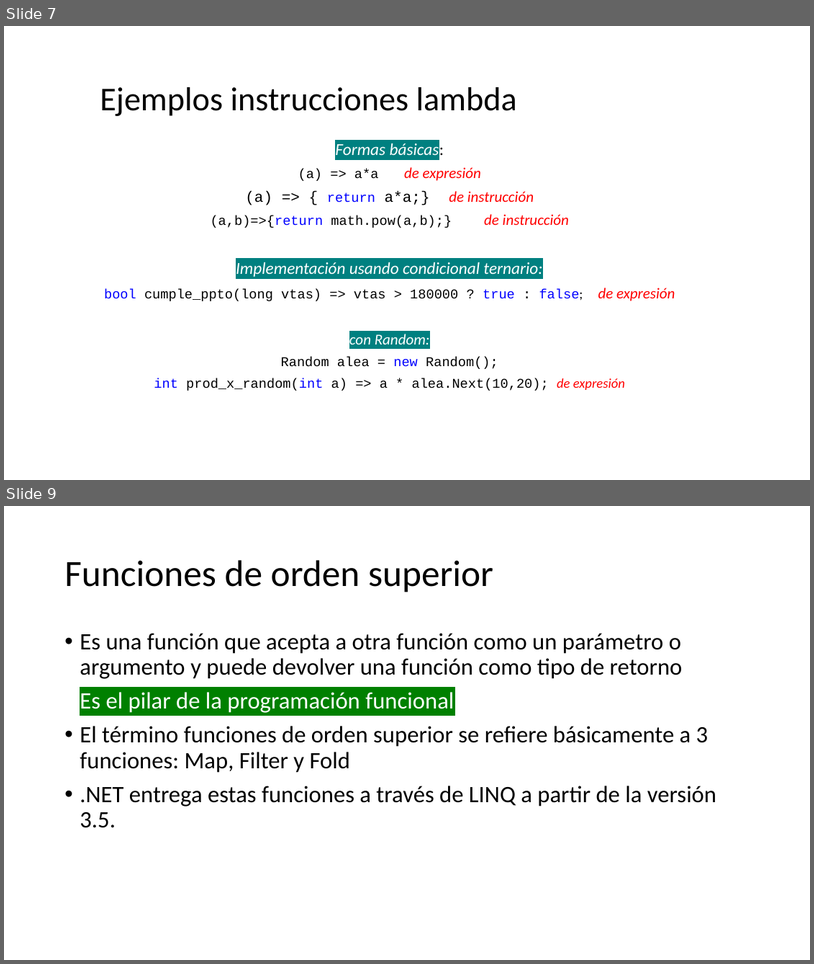
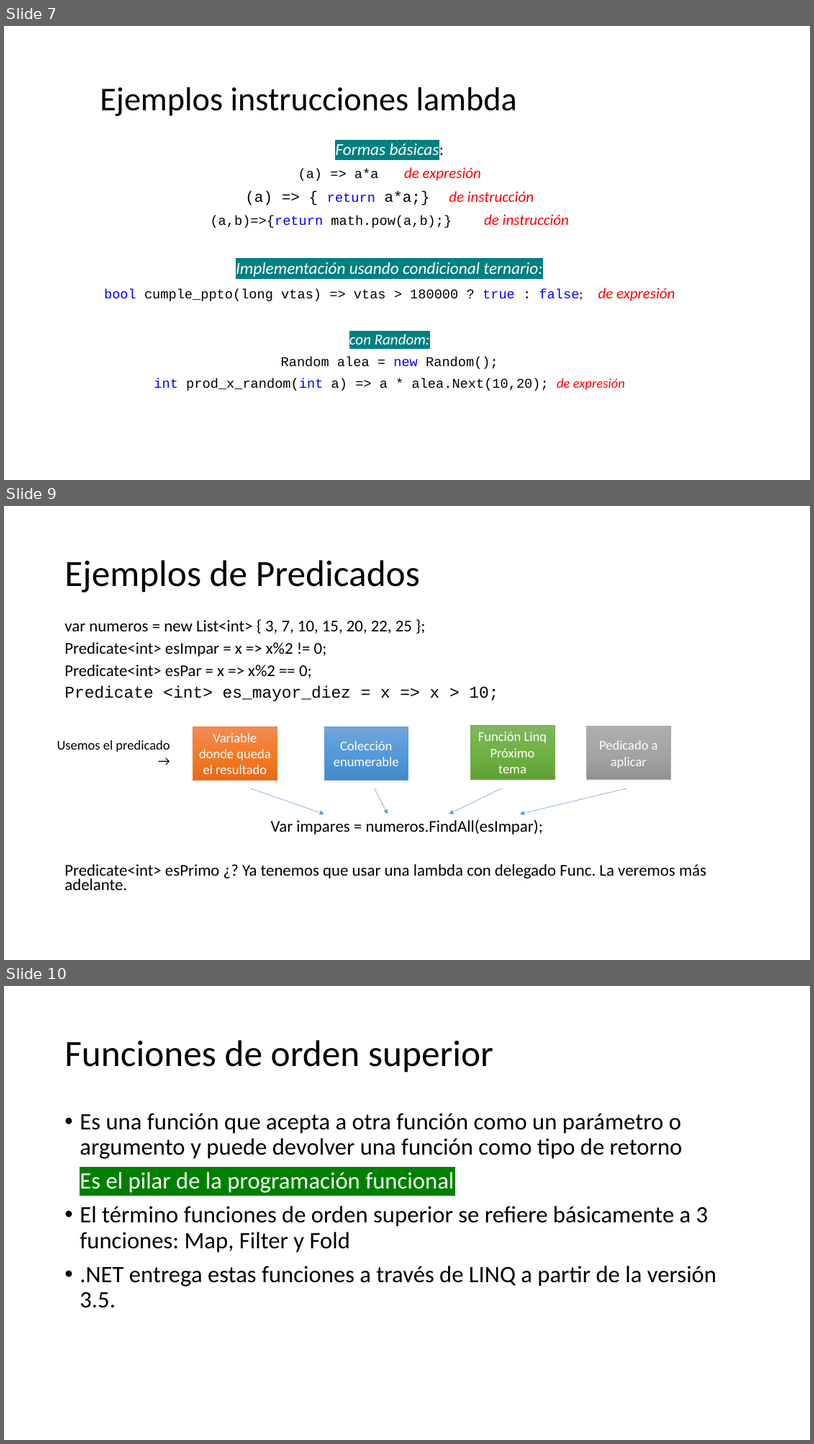
Before and after one commit to CesarLopez-Profe/Paradigmas_de_Programacion, a slide deck: Slides/Tern_Lambda_Linq/1.1 Codificación_Funcional.pptx. Shown one above the other, each under a label of ours: slides 7 and 9 before the commit, slides 7, 9 and 10 after it; the slides between them are not shown. The pictures are 814x964 and 814x1444 pixels, drawn with LibreOffice and Linux fonts; fonts in the diff are those of the drawing; background and template pictures are left out. Boxes give left, top, right and bottom in pixels: in the first picture for what was removed or moved away, otherwise in the second. Text is boxed around its words. In the diff, an @@ line names an element or a change of style, - is before the commit and + after.

Commit message:
Commit_Mejora_intro_prog_func

```diff
--- a/Slides/Tern_Lambda_Linq/1.1 Codificación_Funcional.pptx
+++ b/Slides/Tern_Lambda_Linq/1.1 Codificación_Funcional.pptx
@@ slide 9 added at (4,506,810,960), background picture (left out) @@
@@ title added at (64,560,420,592), 49.9 pt, text #000000 @@
+Ejemplos de Predicados
@@ text added at (64,620,707,890), 22.2 pt, text #000000 @@
+var numeros = new List<int> { 3, 7, 10, 15, 20, 22, 25 };
+Predicate<int> esImpar = x => x%2 != 0;
+Predicate<int> esPar = x => x%2 == 0;
+Predicate <int> es_mayor_diez = x => x > 10;
+Var impares = numeros.FindAll(esImpar);
+Predicate<int> esPrimo ¿? Ya tenemos que usar una lambda con delegado Func. La veremos más adelante.
@@ text added at (57,740,170,752), 18 pt, text #000000 @@
+Usemos el predicado
+→
@@ rectangle added at (193,726,278,780), fill gradient #F18C57 to #F67B28 to #E56C19, outline #ED7D31 0.5 pt, 18 pt, text #FFFFFF @@
+Variable donde queda el resultado
@@ rectangle added at (324,726,409,780), fill gradient #71A6DB to #559BDB to #448ACA, outline #5B9BD5 0.5 pt, 18 pt, text #FFFFFF @@
+Colección enumerable
@@ rectangle added at (471,726,555,779), fill gradient #81B861 to #6FB242 to #62A336, outline #70AD47 0.5 pt, 18 pt, text #FFFFFF @@
+Función Linq
+Próximo tema
@@ rectangle added at (586,726,671,780), fill gradient #AFAFAF to #A5A5A5 to #939393, outline #A5A5A5 0.5 pt, 18 pt, text #FFFFFF @@
+Pedicado a aplicar
@@ arrow added from (250, 788) to (324, 814), #5B9BD5 0.5 pt @@
@@ arrow added from (375, 788) to (388, 814), #5B9BD5 0.5 pt @@
@@ arrow added from (502, 788) to (449, 814), #5B9BD5 0.5 pt @@
@@ arrow added from (627, 788) to (520, 814), #5B9BD5 0.5 pt @@
@@ what was slide 9 is now slide 10 @@
```
Also in this commit, not shown: 1 slide changed, 2 other files.
